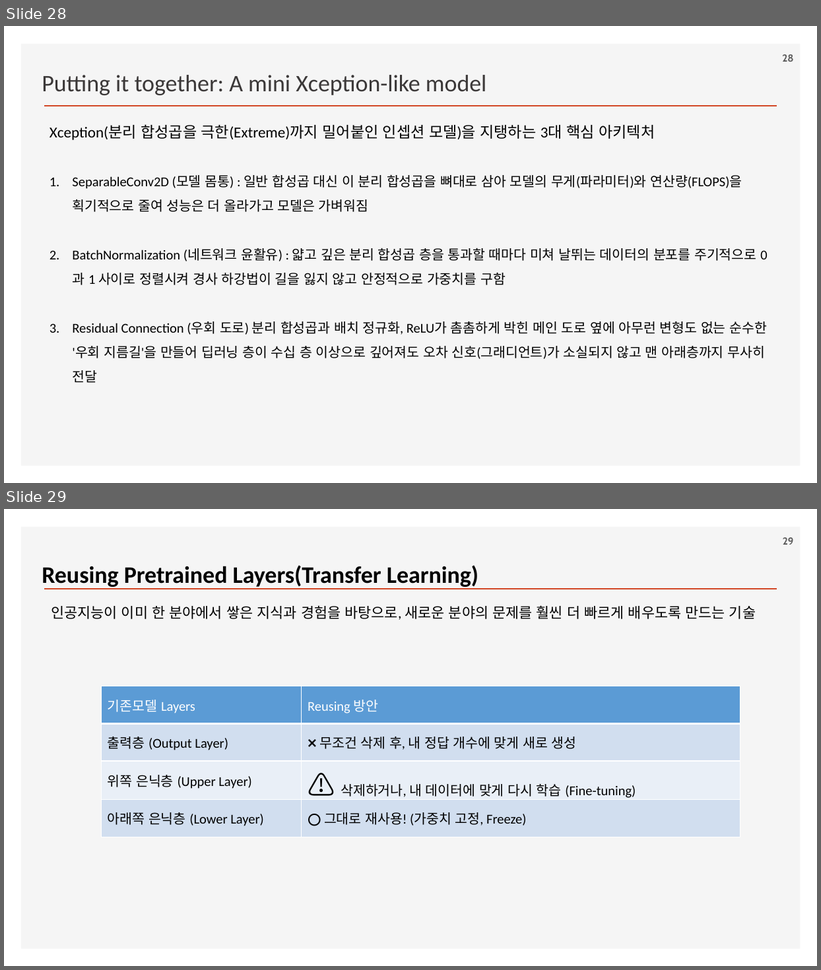
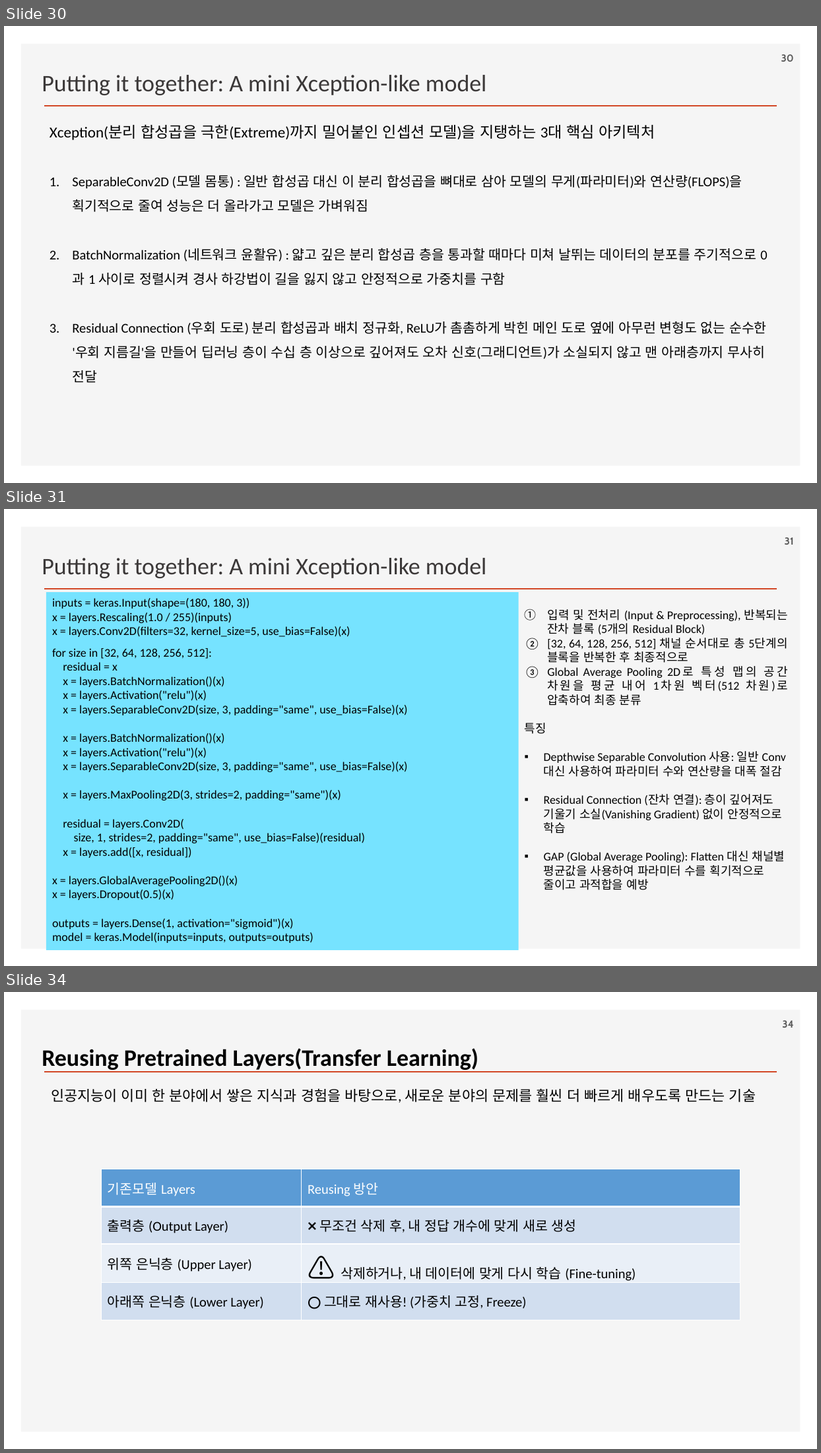
Before and after one commit to ancestor9/2026_Fall_Deep-Learning-with-Python, a slide deck: Chapter 09 ConvNet architecture patterns.pptx. Shown one above the other, each under a label of ours: slides 28 and 29 before the commit, slides 30, 31 and 34 after it; the slides between them are not shown. The pictures are 821x970 and 821x1453 pixels, drawn with LibreOffice and Linux fonts; fonts in the diff are those of the drawing; background and template pictures are left out. Boxes give left, top, right and bottom in pixels: in the first picture for what was removed or moved away, otherwise in the second. Text is boxed around its words. In the diff, an @@ line names an element or a change of style, - is before the commit and + after.

```diff
--- a/Chapter 09 ConvNet architecture patterns.pptx
+++ b/Chapter 09 ConvNet architecture patterns.pptx
@@ slide 31 added at (x1=4, y1=509, x2=817, y2=966), background #FFFFFF; not listed: 2 template elements that a slide beside it also shows @@
@@ page number added at (x1=785, y1=537, x2=794, y2=545), 12 pt, text #595959, bold @@
+31
@@ text added at (x1=42, y1=558, x2=487, y2=578), 28 pt, text #3B3838 @@
+Putting it together: A mini Xception-like model
@@ rectangle added at (x1=46, y1=593, x2=519, y2=951), fill #76E3FF, 14 pt, text #000000 @@
+inputs = keras.Input(shape=(180, 180, 3))
+x = layers.Rescaling(1.0 / 255)(inputs)
+x = layers.Conv2D(filters=32, kernel_size=5, use_bias=False)(x)
+for size in [32, 64, 128, 256, 512]:
+residual = x
+x = layers.BatchNormalization()(x)
+x = layers.Activation("relu")(x)
+x = layers.SeparableConv2D(size, 3, padding="same", use_bias=False)(x)
+x = layers.BatchNormalization()(x)
+x = layers.Activation("relu")(x)
+x = layers.SeparableConv2D(size, 3, padding="same", use_bias=False)(x)
+x = layers.MaxPooling2D(3, strides=2, padding="same")(x)
+residual = layers.Conv2D(
+size, 1, strides=2, padding="same", use_bias=False)(residual)
+x = layers.add([x, residual])
+x = layers.GlobalAveragePooling2D()(x)
+x = layers.Dropout(0.5)(x)
+outputs = layers.Dense(1, activation="sigmoid")(x)
+model = keras.Model(inputs=inputs, outputs=outputs)
@@ text added at (x1=525, y1=609, x2=789, y2=890), 14 pt, text #000000 @@
+1. 입력 및 전처리 (Input & Preprocessing), 반복되는 잔차 블록 (5개의 Residual Block)
+2. [32, 64, 128, 256, 512] 채널 순서대로 총 5단계의 블록을 반복한 후 최종적으로
+3. Global Average Pooling 2D로 특성 맵의 공간 차원을 평균 내어 1차원 벡터(512 차원)로 압축하여 최종 분류
+특징
+▪ Depthwise Separable Convolution 사용: 일반 Conv 대신 사용하여 파라미터 수와 연산량을 대폭 절감
+▪ Residual Connection (잔차 연결): 층이 깊어져도 기울기 소실(Vanishing Gradient) 없이 안정적으로 학습
+▪ GAP (Global Average Pooling): Flatten 대신 채널별 평균값을 사용하여 파라미터 수를 획기적으로 줄이고 과적합을 예방
@@ what was slide 28 is now slide 30 @@
@@ page number at (x1=781, y1=54, x2=794, y2=62): text changed @@
-28
+30
@@ what was slide 29 is now slide 34 @@
@@ page number at (x1=782, y1=1020, x2=793, y2=1028): text changed @@
-29
+34
```
Also in this commit, not shown: 6 slides changed, 7 other slides added, 1 other file.
